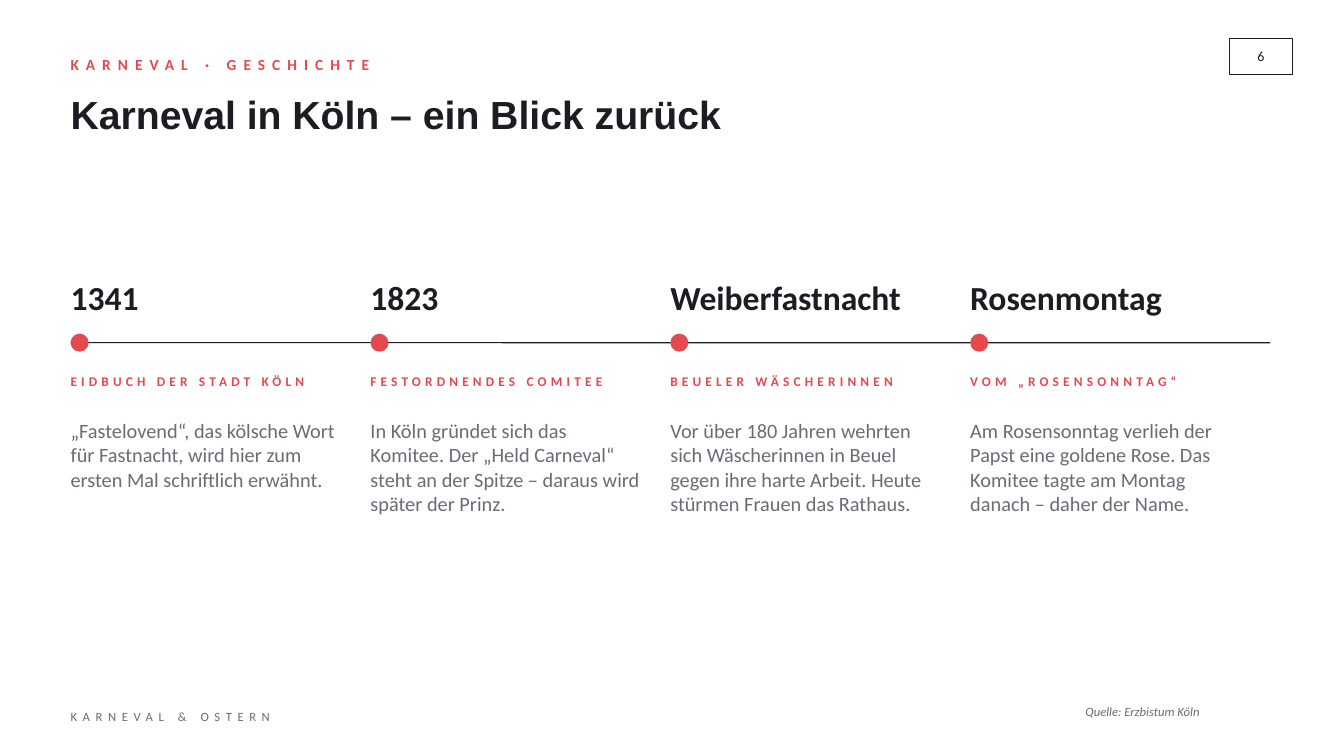
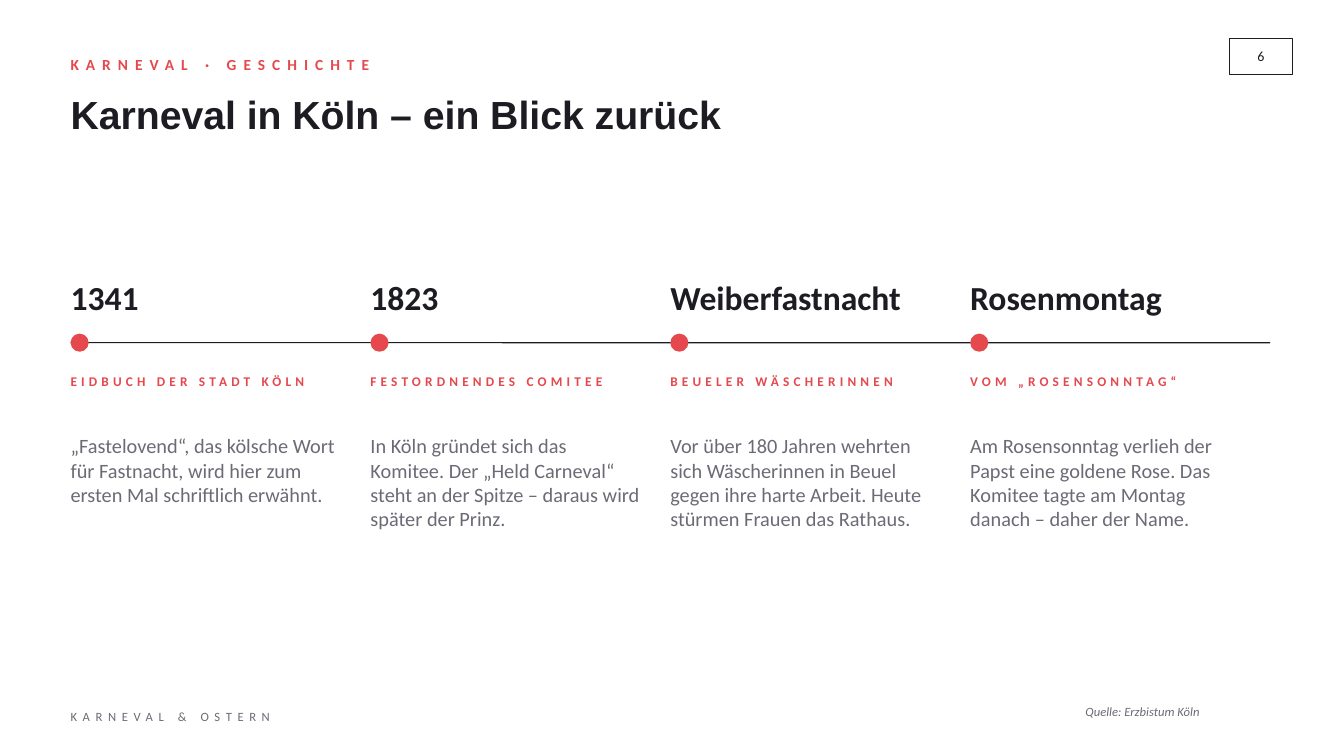
Before and after one commit to Flxrian/Erinnerung, a slide deck: slide 6 of Karneval_und_Ostern.pptx. Drawn at 1344x756 pixels with LibreOffice and Linux fonts; fonts in the diff are those of the drawing. Boxes give left, top, right and bottom in pixels: in the first picture for what was removed or moved away, otherwise in the second. Text is boxed around its words. In the diff, an @@ line names an element or a change of style, - is before the commit and + after.

```diff
--- a/Karneval_und_Ostern.pptx
+++ b/Karneval_und_Ostern.pptx
@@ text "EIDBUCH DER STADT KÖLN" rewrapped from [71,373,346,403] to [71,373,346,423] @@
@@ text "VOM „ROSENSONNTAG“" rewrapped from [970,373,1245,403] to [970,373,1245,423] @@
@@ text "„Fastelovend“, das kölsche Wort für ...": place and size @@
-text "„Fastelovend“, das kölsche Wort für ..." at [71,423,335,487]
+text "„Fastelovend“, das kölsche Wort für ..." at [71,438,335,502]
@@ text "In Köln gründet sich das ...": place and size @@
-text "In Köln gründet sich das ..." at [370,424,640,514]
+text "In Köln gründet sich das ..." at [370,439,640,529]
@@ text "Vor über 180 Jahren wehrten ...": place and size @@
-text "Vor über 180 Jahren wehrten ..." at [670,424,921,511]
+text "Vor über 180 Jahren wehrten ..." at [670,439,921,526]
@@ text "Am Rosensonntag verlieh der Papst ...": place and size @@
-text "Am Rosensonntag verlieh der Papst ..." at [970,424,1212,511]
+text "Am Rosensonntag verlieh der Papst ..." at [970,439,1212,526]
```
Also in this commit, not shown: 4 other slides changed.
